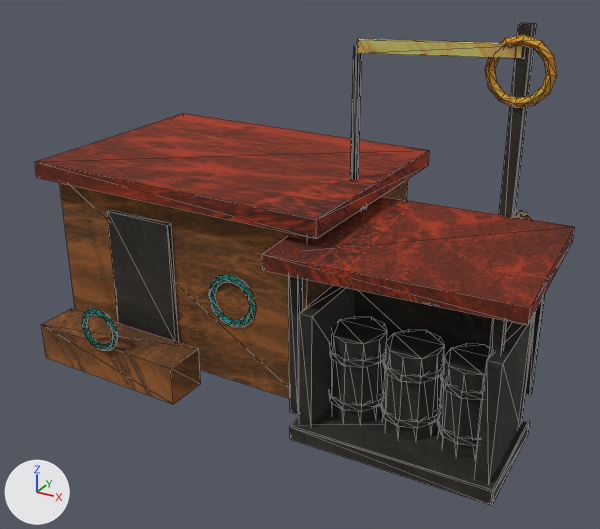
The glTF model pilots/map-rebuild-spike/landmarks/gusher-county/county-camp-rig.glb: old version first, new version second.
Both versions are drawn from a 50 mm camera at (6.62, -12.13, 7.99) aimed at (0.17, -0.4, 2.12). Every picture has the same lights, and +X, +Y and +Z are marked at lower left. The picture after the commit comes second. Mesh edges are drawn as thin lines. Vertices at exactly the same position are counted once.

Names of what the first picture shows: 'county-camp-rig'.
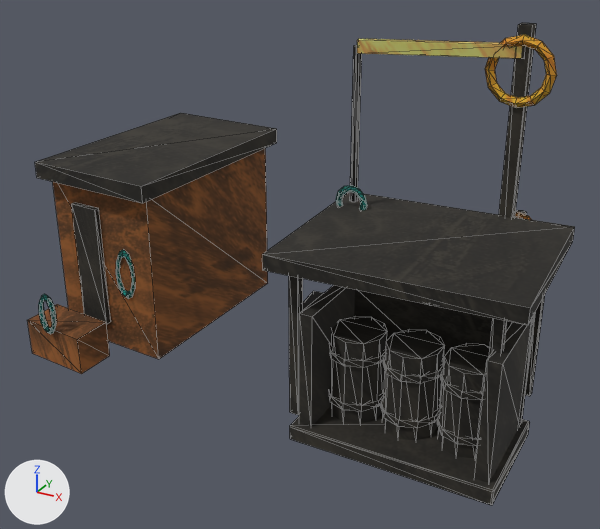
Patch to the scene script:
```diff
--- a/pilots/map-rebuild-spike/landmarks/gusher-county/county-camp-rig.glb.py
+++ b/pilots/map-rebuild-spike/landmarks/gusher-county/county-camp-rig.glb.py
@@ me_county_camp_rig_mesh @@
 me_county_camp_rig_mesh.from_pydata(...)  # 876 vertices, 1584 faces; spans x -4.59..4.59, y -2.8..2.8, z 0.0..6.25
 # used by ob_county_camp_rig; location = (0.0, 0.0, 0.0)
+# me_county_camp_rig_mesh part 1: the loose piece of 8 vertices spanning x -4.28..1.08, y -1.61..2.39, z 0.18..3.38 is scaled about its middle by (0.44, 1, 1), then moved by (-1.67, 0.0, 0.0)
+# me_county_camp_rig_mesh part 2: the loose piece of 8 vertices spanning x -4.59..1.39, y -1.87..2.65, z 3.34..3.64 is scaled about its middle by (0.44, 1, 1), then moved by (-1.67, 0.0, 0.0)
+# me_county_camp_rig_mesh part 3: the loose piece of 8 vertices spanning x -3.08..-1.72, y -1.62..-1.48, z 0.62..2.92 is scaled about its middle by (0.44, 1, 1), then moved by (-1.23, 0.0, 0.0)
+# me_county_camp_rig_mesh part 4: the loose piece of 48 vertices spanning x -0.99..-0.01, y -1.64..-1.5, z 1.26..2.24 is scaled about its middle by (0.44, 1, 1), then moved by (-2.29, 0.0, 0.0)
+# me_county_camp_rig_mesh part 5: the loose piece of 8 vertices spanning x -3.96..-0.94, y -2.74..-1.88, z 0.22..0.92 is scaled about its middle by (0.44, 1, 1), then moved by (-1.2, 0.0, 0.0)
+# me_county_camp_rig_mesh part 6: the loose piece of 48 vertices spanning x -2.85..-2.05, y -2.8..-2.68, z 0.85..1.65 is scaled about its middle by (0.44, 1, 1), then moved by (-1.2, 0.0, 0.0)
+# me_county_camp_rig_mesh part 7: texture (UV) coordinates of 24 of 1584 faces, centred in x -4.55..4.55, y -2.36..2.59, z 2.9..3.64, changed; they spanned u 0.84..0.95, v 0.53..0.68 and now span u 0.34..0.45, v 0.03..0.18
 me_county_camp_rig_mesh.materials.append(mat_gusher_countylandmarkpackmaterial)
```

Pixel boxes (x1, y1, x2, y2) of what changed, in the pictures (600 x 529 px; the box of a moved part takes in the faces that stretch with it):
'county-camp-rig', reshaped, surface changed (red to black)
    before: (35, 23, 575, 505)
    after: (27, 23, 575, 505)
part 1 of me_county_camp_rig_mesh, moved or reshaped
    before: (60, 179, 408, 399)
    after: (53, 148, 268, 359)
part 2 of me_county_camp_rig_mesh, moved or reshaped
    before: (35, 113, 430, 238)
    after: (35, 113, 277, 203)
part 3 of me_county_camp_rig_mesh, moved or reshaped
    before: (108, 210, 179, 342)
    after: (72, 202, 110, 324)
part 4 of me_county_camp_rig_mesh, moved or reshaped
    before: (208, 275, 256, 327)
    after: (116, 250, 135, 299)
part 5 of me_county_camp_rig_mesh, moved or reshaped
    before: (42, 308, 201, 404)
    after: (27, 304, 110, 374)
part 6 of me_county_camp_rig_mesh, moved or reshaped
    before: (82, 309, 118, 350)
    after: (38, 294, 57, 334)
part 7 of me_county_camp_rig_mesh, surface changed (red to black)
    both: (35, 113, 575, 325)
